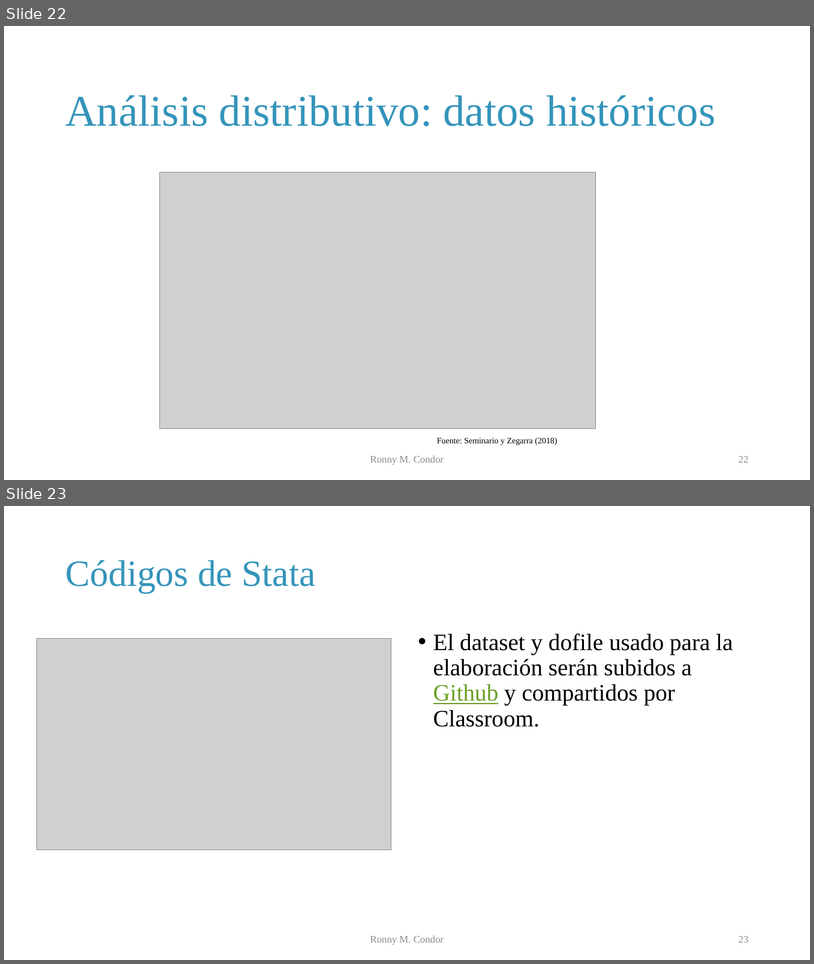
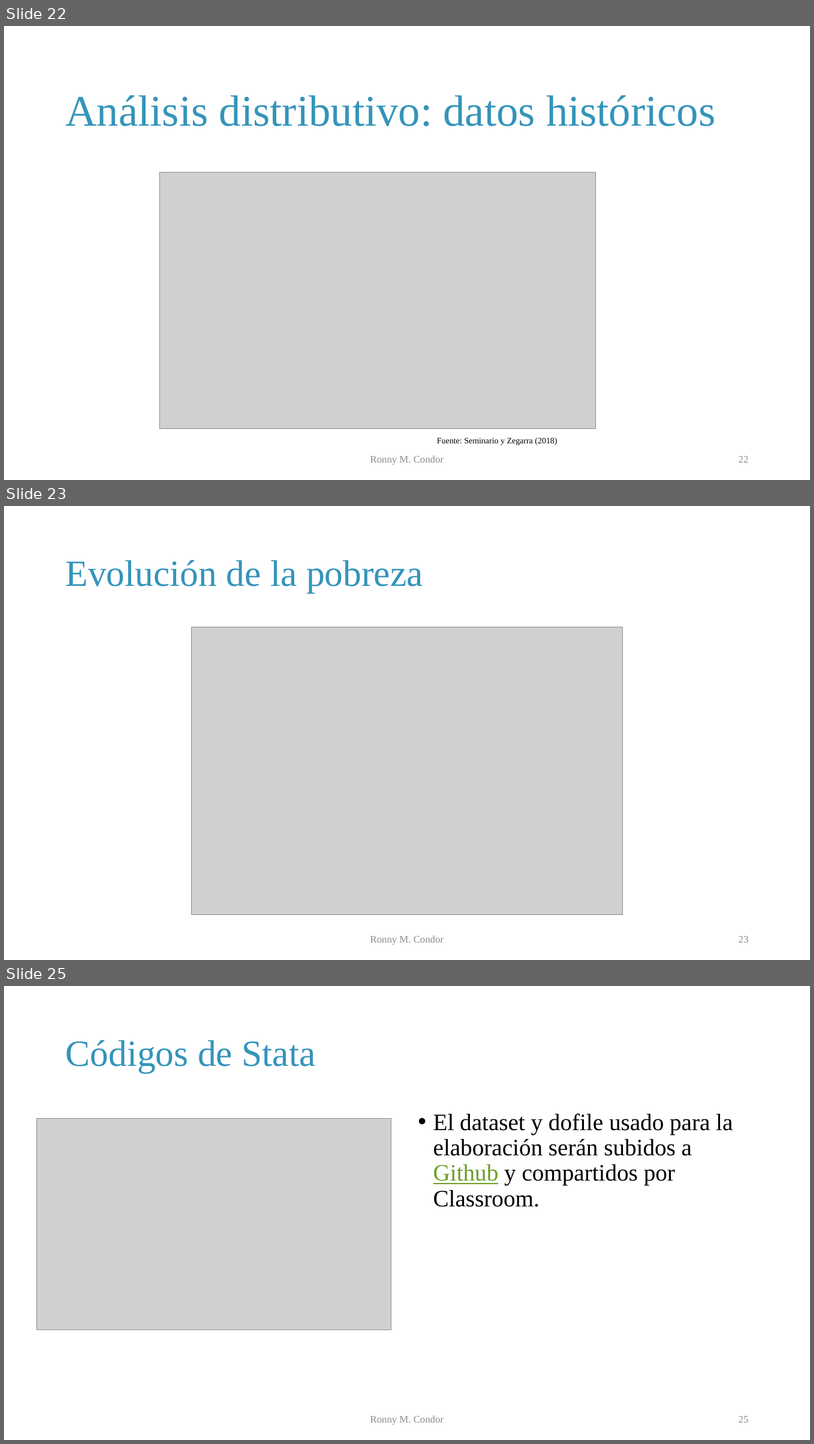
Before and after one commit to rmcondor/Theories-of-Distribution-and-Inequality-Course, a slide deck: Lecture 1/Notas de clase 01.pptx. Shown one above the other, each under a label of ours: slides 22 and 23 before the commit, slides 22, 23 and 25 after it; the slides between them are not shown. The pictures are 814x964 and 814x1444 pixels, drawn with LibreOffice and Linux fonts; fonts in the diff are those of the drawing; grey boxes stand for pictures. Boxes give left, top, right and bottom in pixels: in the first picture for what was removed or moved away, otherwise in the second. Text is boxed around its words. In the diff, an @@ line names an element or a change of style, - is before the commit and + after.

```diff
--- a/Lecture 1/Notas de clase 01.pptx
+++ b/Lecture 1/Notas de clase 01.pptx
@@ slide 23 added at (x1=4, y1=506, x2=810, y2=960), background #FFFFFF @@
@@ title added at (x1=65, y1=560, x2=423, y2=592), 44 pt, text #3494BA @@
+Evolución de la pobreza
@@ picture added at (x1=192, y1=627, x2=623, y2=915) @@
@@ text added at (x1=371, y1=935, x2=444, y2=945), 12 pt, text #8C8C8C @@
+Ronny M. Condor
@@ page number added at (x1=739, y1=936, x2=749, y2=942), 12 pt, text #8C8C8C @@
+23
@@ what was slide 23 is now slide 25 @@
@@ page number at (x1=739, y1=1416, x2=749, y2=1422): text changed @@
-23
+25
```
Also in this commit, not shown: 1 slide changed, 1 other slide added, 3 other files.
